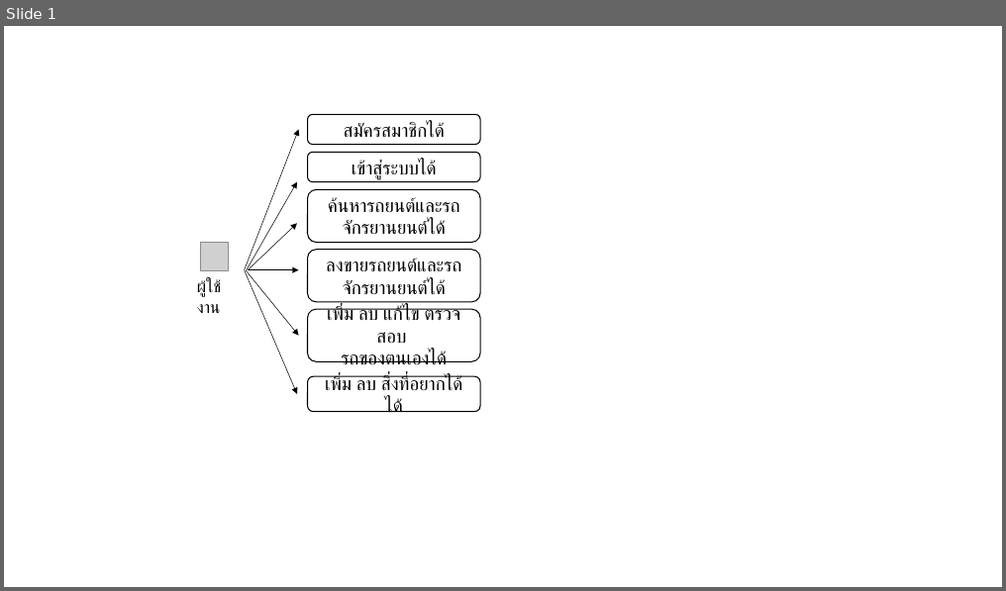
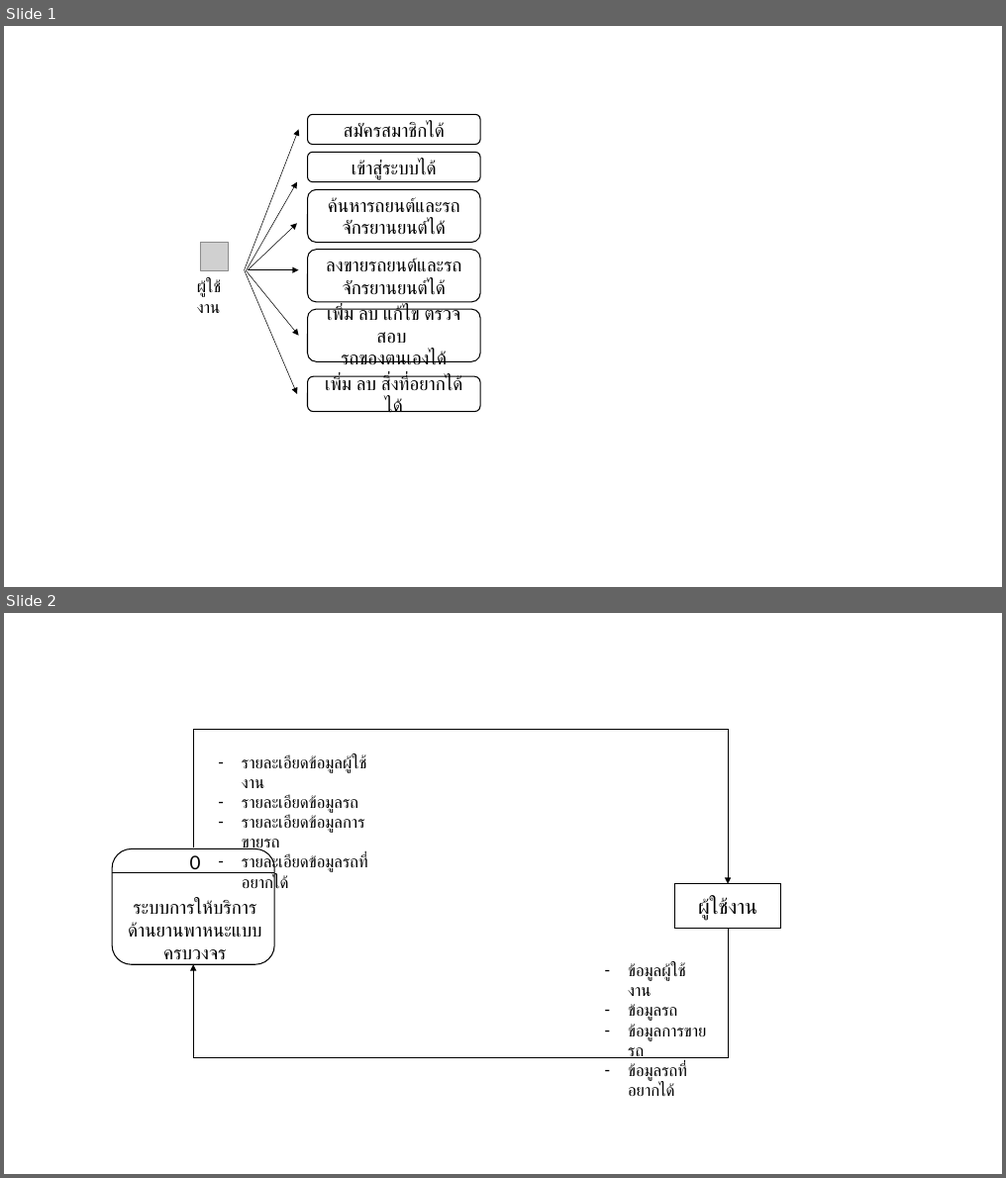
Before and after one commit to ebenze31/tsesis_apprentice, a slide deck: แผนภาพต่างๆ/แผนภาพ.pptx. Shown one above the other, each under a label of ours: slide 1 before the commit, slides 1 and 2 after it. The pictures are 1006x591 and 1006x1178 pixels, drawn with LibreOffice and Linux fonts; fonts in the diff are those of the drawing; grey boxes stand for pictures. Boxes give left, top, right and bottom in pixels: in the first picture for what was removed or moved away, otherwise in the second. Text is boxed around its words. In the diff, an @@ line names an element or a change of style, - is before the commit and + after.

```diff
--- a/แผนภาพต่างๆ/แผนภาพ.pptx
+++ b/แผนภาพต่างๆ/แผนภาพ.pptx
@@ slide 2 added at [4, 613, 1002, 1174], background #FFFFFF @@
@@ elbow arrow added from (193, 848) to (728, 884), #000000 0.5 pt @@
@@ text added at [242, 756, 367, 893], 16 pt, text #000000 @@
+– รายละเอียดข้อมูลผู้ใช้งาน
+– รายละเอียดข้อมูลรถ
+– รายละเอียดข้อมูลการขายรถ
+– รายละเอียดข้อมูลรถที่อยากได้
@@ group added at [112, 849, 274, 964]: 2 texts, 1 rounded rectangle, 1 line @@
+0
+ระบบการให้บริการด้านยานพาหนะแบบครบวงจร
@@ rectangle added at [675, 884, 781, 928], fill #FFFFFF, outline #000000 1 pt, 20 pt, text #000000 @@
+ผู้ใช้งาน
@@ elbow arrow added from (728, 928) to (193, 964), #000000 0.5 pt @@
@@ text added at [628, 964, 706, 1097], 16 pt, text #000000 @@
+– ข้อมูลผู้ใช้งาน
+– ข้อมูลรถ
+– ข้อมูลการขายรถ
+– ข้อมูลรถที่อยากได้
```
Also in this commit, not shown: 3 other files.
